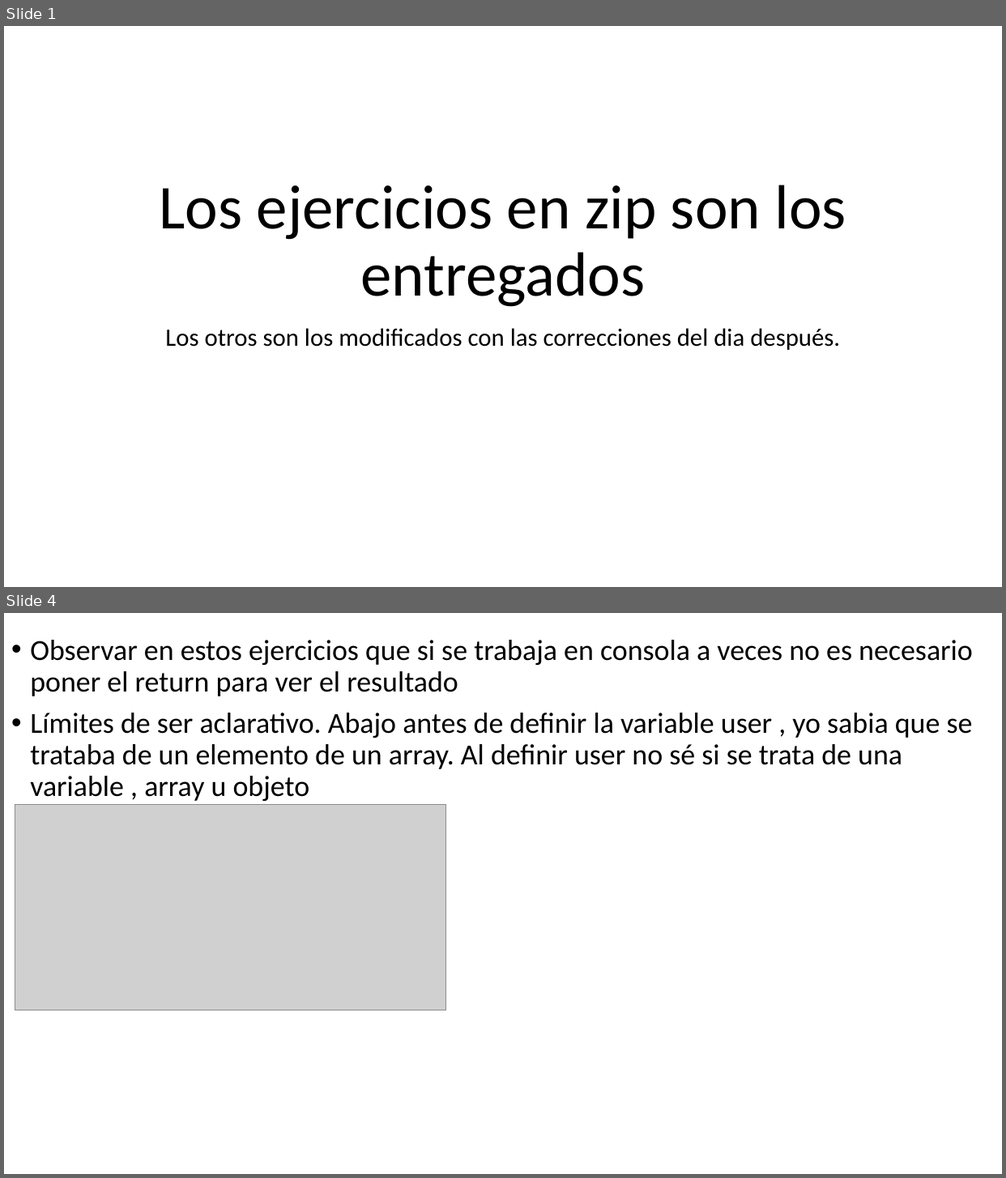
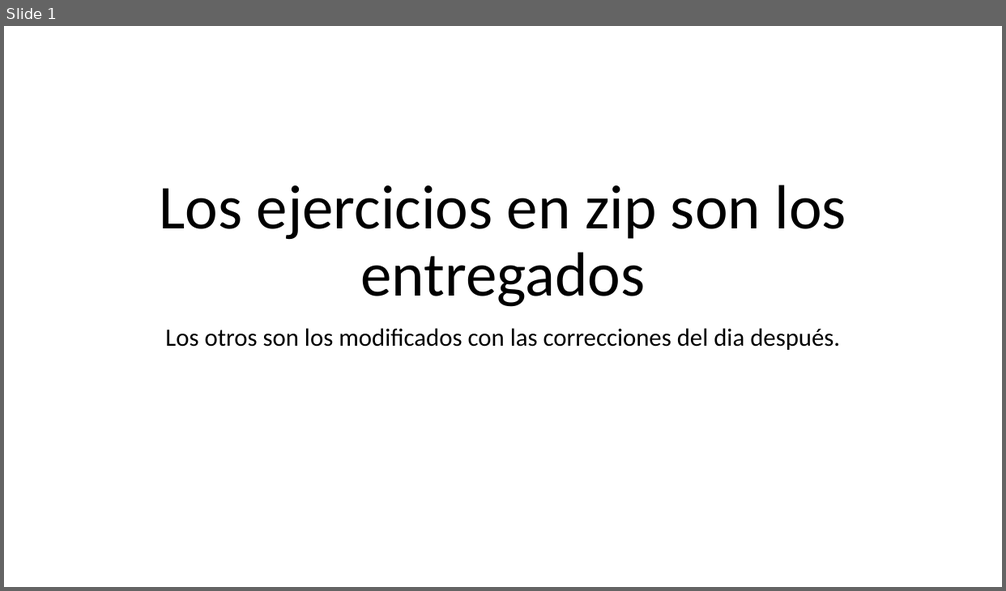
Before and after one commit to Lioandres/Russian-Roulette_JVS_POO, a slide deck: Correcciones_Semana6.pptx. Shown one above the other, each under a label of ours: slides 1 and 4 before the commit, slide 1 after it; the slides between them are not shown. The pictures are 1006x1178 and 1006x591 pixels, drawn with LibreOffice and Linux fonts; fonts in the diff are those of the drawing; grey boxes stand for pictures. Boxes give left, top, right and bottom in pixels: in the first picture for what was removed or moved away, otherwise in the second. Text is boxed around its words. In the diff, an @@ line names an element or a change of style, - is before the commit and + after.

```diff
--- a/Correcciones_Semana6.pptx
+++ b/Correcciones_Semana6.pptx
@@ slide 4 removed at (4, 613, 1002, 1174), background #FFFFFF @@
@@ text removed at (30, 640, 973, 801) @@
-• Observar en estos ejercicios que si se trabaja en consola a veces no es necesario poner el return para ver el resultado
-• Límites de ser aclarativo. Abajo antes de definir la variable user , yo sabia que se trataba de un elemento de un array. Al definir user no sé si se trata de una variable , array u objeto
@@ picture removed at (15, 805, 446, 1011) @@
```
Also in this commit, not shown: 2 other slides removed.
